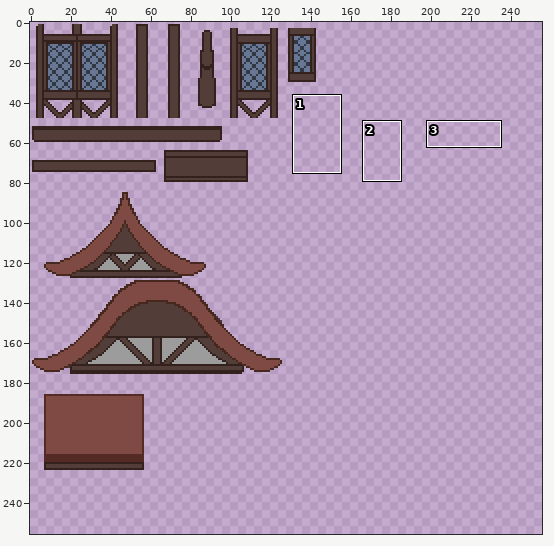
Two states of a sprite sheet, Assets/Art/Sprites/Clickables/Stage 2/Environment/Architecture_B.png. Above, an overview of the earlier version with the close-up marked.
Close-up. The starting point:
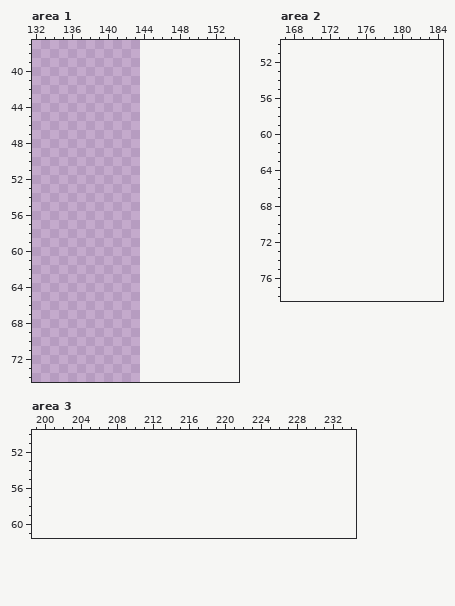
The file is 144x224 pixels. Shown: area 1: x 132..154, y 37..74; area 2: x 167..184, y 50..78; area 3: x 199..234, y 50..61. The old version is drawn lined up with the new one, on the new canvas. The commit also changed other parts of the picture, which this record leaves out.
Palette (. is transparent): 
The same view after the edit:
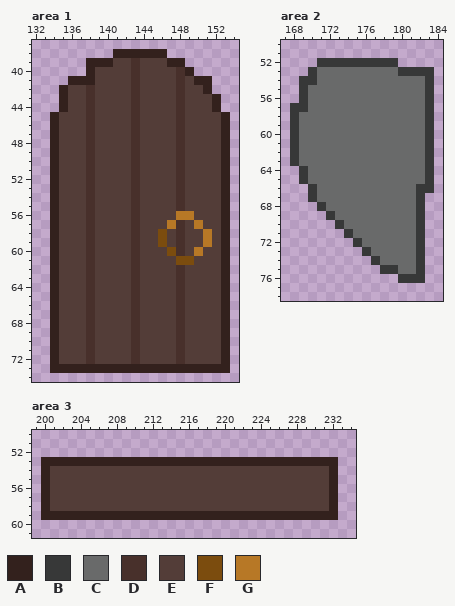
Colours new in this view: A #33211d  B #373838  C #696a6a  D #48302b  E #533d38  F #7b4c0e  G #b77826
Changes in this commit:
canvas 144x224 -> 256x256
Area 1:
y 38: x 141..146 ...... -> AAAAAA
y 39: x 138..148 ........... -> AAAEEDEEEAA
y 40: x 138..149 ............ -> AEEEEDEEEEDA
y 41: x 136..151 ................ -> AAAEEEEDEEEEDEAA
y 42: x 135..151 ................. -> AEEDEEEEDEEEEDEEA
y 43..44: x 135..152 .................. -> AEEDEEEEDEEEEDEEEA
y 45..55: x 134..153 .................... -> AEEEDEEEEDEEEEDEEEEA
y 56: x 134..153 .................... -> AEEEDEEEEDEEEEGGEEEA
y 57: x 134..153 .................... -> AEEEDEEEEDEEEGDEGEEA
y 58..59: x 134..153 .................... -> AEEEDEEEEDEEFEDEEGEA
y 60: x 134..153 .................... -> AEEEDEEEEDEEEFDEGEEA
y 61: x 134..153 .................... -> AEEEDEEEEDEEEEFFEEEA
y 62..72: x 134..153 .................... -> AEEEDEEEEDEEEEDEEEEA
y 73: x 134..153 .................... -> AAAAAAAAAAAAAAAAAAAA
Area 2:
y 52: x 171..179 ......... -> BBBBBBBBB
y 53: x 170..183 .............. -> BCCCCCCCCCBBBB
y 54: x 169..183 ............... -> BBCCCCCCCCCCCCB
y 55..56: x 169..183 ............... -> BCCCCCCCCCCCCCB
y 57: x 168..183 ................ -> BBCCCCCCCCCCCCCB
y 58..63: x 168..183 ................ -> BCCCCCCCCCCCCCCB
y 64..65: x 169..183 ............... -> BCCCCCCCCCCCCCB
y 66: x 170..183 .............. -> BCCCCCCCCCCCBB
y 67: x 170..182 ............. -> BCCCCCCCCCCCB
y 68: x 171..182 ............ -> BCCCCCCCCCCB
y 69: x 172..182 ........... -> BCCCCCCCCCB
y 70: x 173..182 .......... -> BCCCCCCCCB
y 71: x 174..182 ......... -> BCCCCCCCB
y 72: x 175..182 ........ -> BCCCCCCB
y 73: x 176..182 ....... -> BCCCCCB
y 74: x 177..182 ...... -> BCCCCB
y 75: x 178..182 ..... -> BBCCB
y 76: x 180..182 ... -> BBB
Area 3:
y 53: x 200..232 ................................. -> AAAAAAAAAAAAAAAAAAAAAAAAAAAAAAAAA
y 54..58: x 200..232 ................................. -> AEEEEEEEEEEEEEEEEEEEEEEEEEEEEEEEA
y 59: x 200..232 ................................. -> AAAAAAAAAAAAAAAAAAAAAAAAAAAAAAAAA
